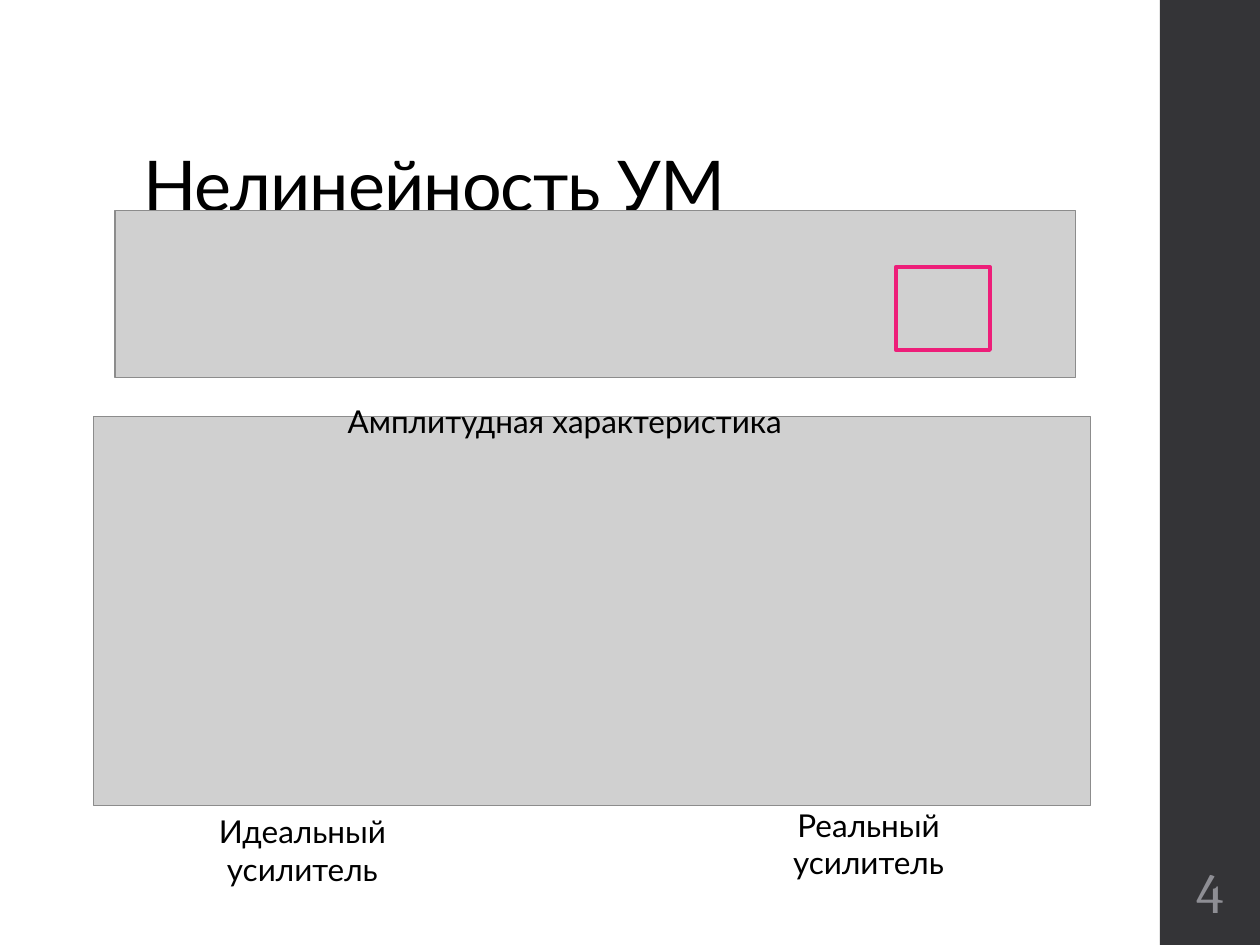
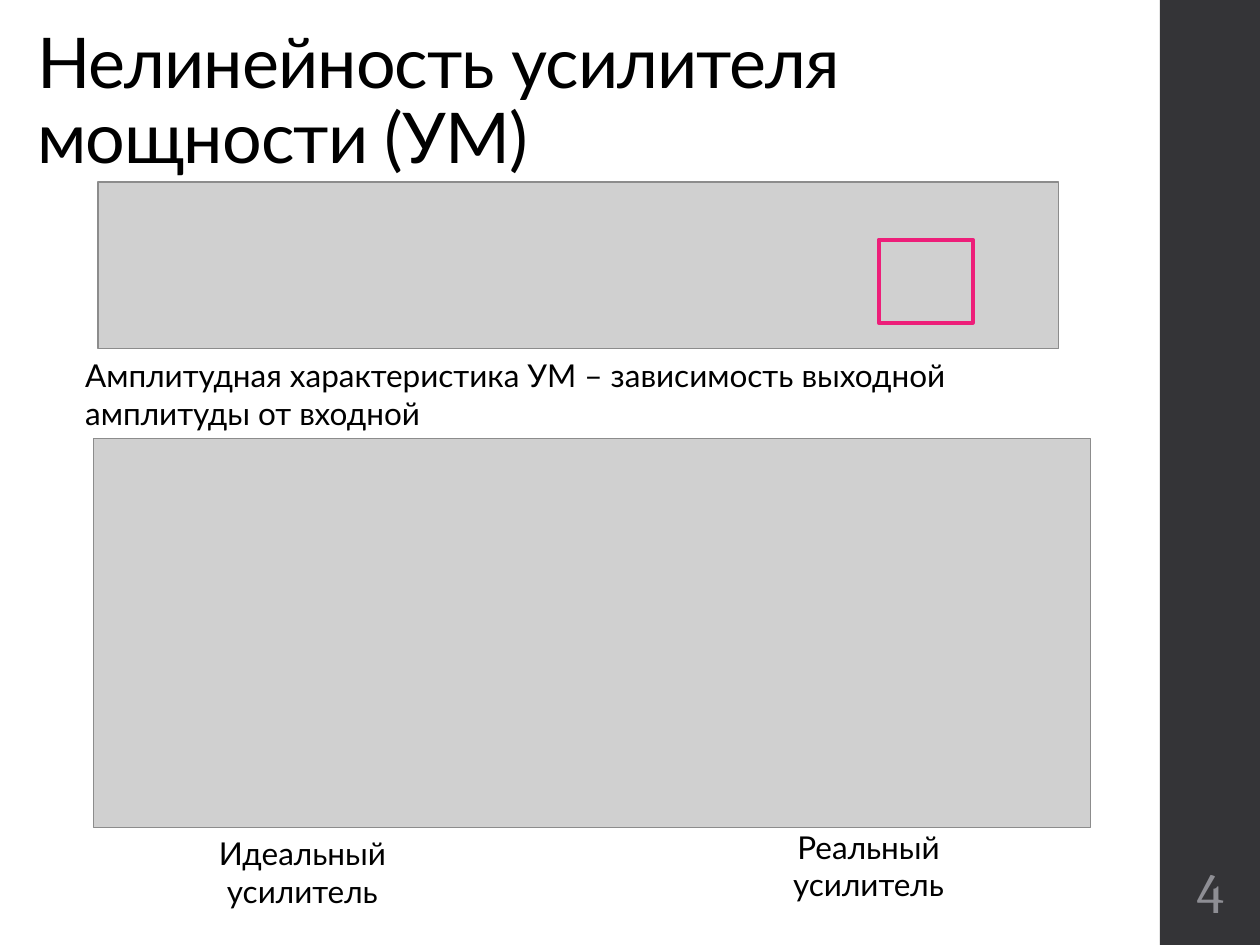
Before and after one commit to kannab98/graduation-paper, a slide deck: slide 4 of Presentation.pptx. Drawn at 1260x945 pixels with LibreOffice and Linux fonts; fonts in the diff are those of the drawing; grey boxes stand for pictures. Boxes give left, top, right and bottom in pixels: in the first picture for what was removed or moved away, otherwise in the second. Text is boxed around its words. In the diff, an @@ line names an element or a change of style, - is before the commit and + after.

```diff
--- a/Presentation.pptx
+++ b/Presentation.pptx
@@ title "Нелинейность усилителя мощности (УМ)" at (37, 38, 841, 176): vertical alignment bottom to top @@
@@ title at (37, 38, 841, 176): text changed @@
-Нелинейность УМ
+Нелинейность усилителя мощности (УМ)
@@ picture: place and size @@
-picture at (115, 210, 1076, 377)
+picture at (98, 181, 1060, 348)
@@ rectangle: place and size @@
-rectangle at (896, 267, 990, 350)
+rectangle at (878, 239, 973, 323)
@@ text at (85, 364, 946, 431): text changed @@
-Амплитудная характеристика
+Амплитудная характеристика УМ – зависимость выходной амплитуды от входной
@@ picture: place and size @@
-picture at (93, 417, 1090, 806)
+picture at (93, 438, 1090, 828)
@@ text "Идеальный усилитель": place and size @@
-text "Идеальный усилитель" at (219, 820, 386, 887)
+text "Идеальный усилитель" at (219, 842, 386, 909)
@@ text "Реальный усилитель": place and size @@
-text "Реальный усилитель" at (793, 814, 944, 880)
+text "Реальный усилитель" at (793, 836, 944, 902)
```
Also in this commit, not shown: 5 other slides changed, 1 slide added, 10 slides removed, 2 other files.
